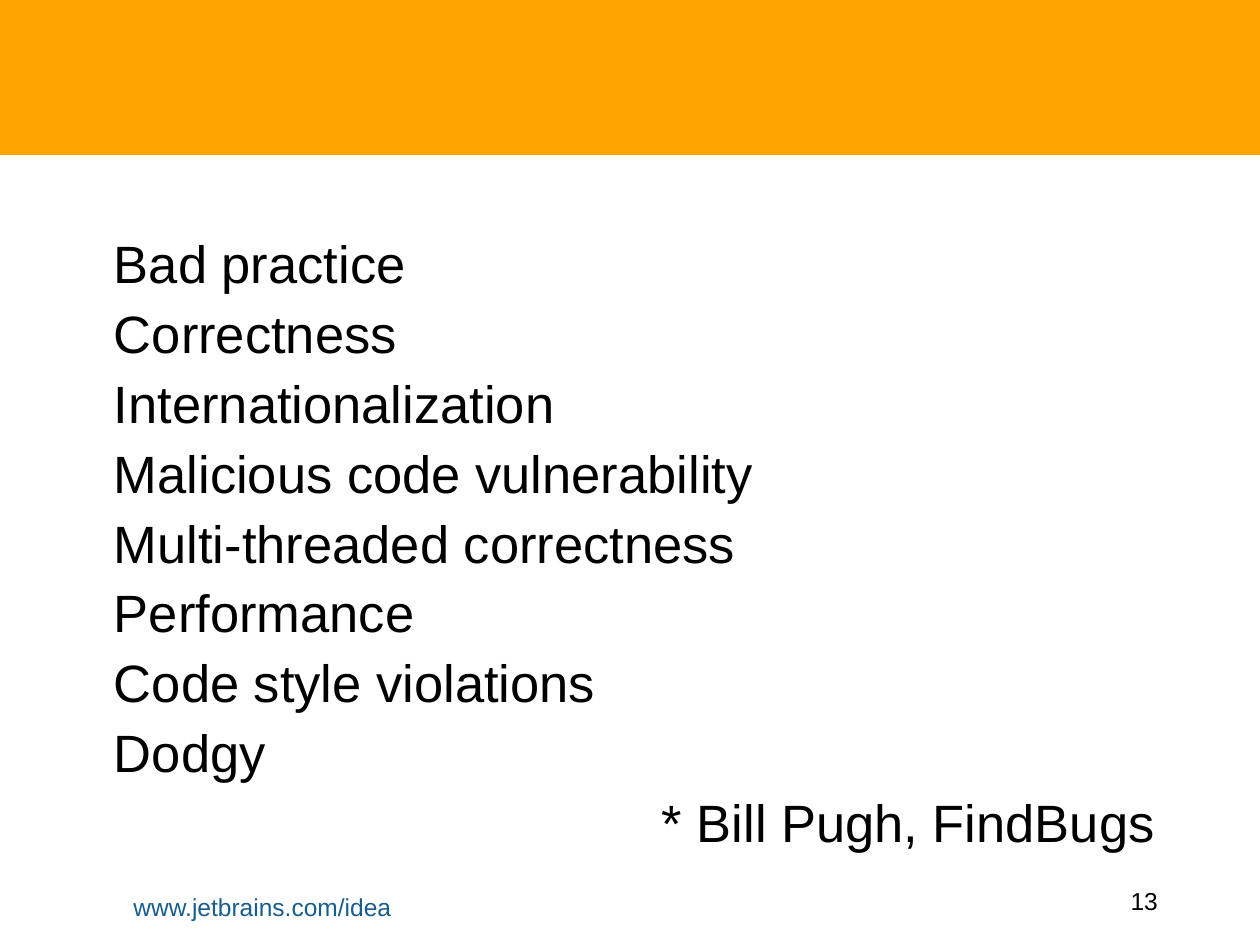
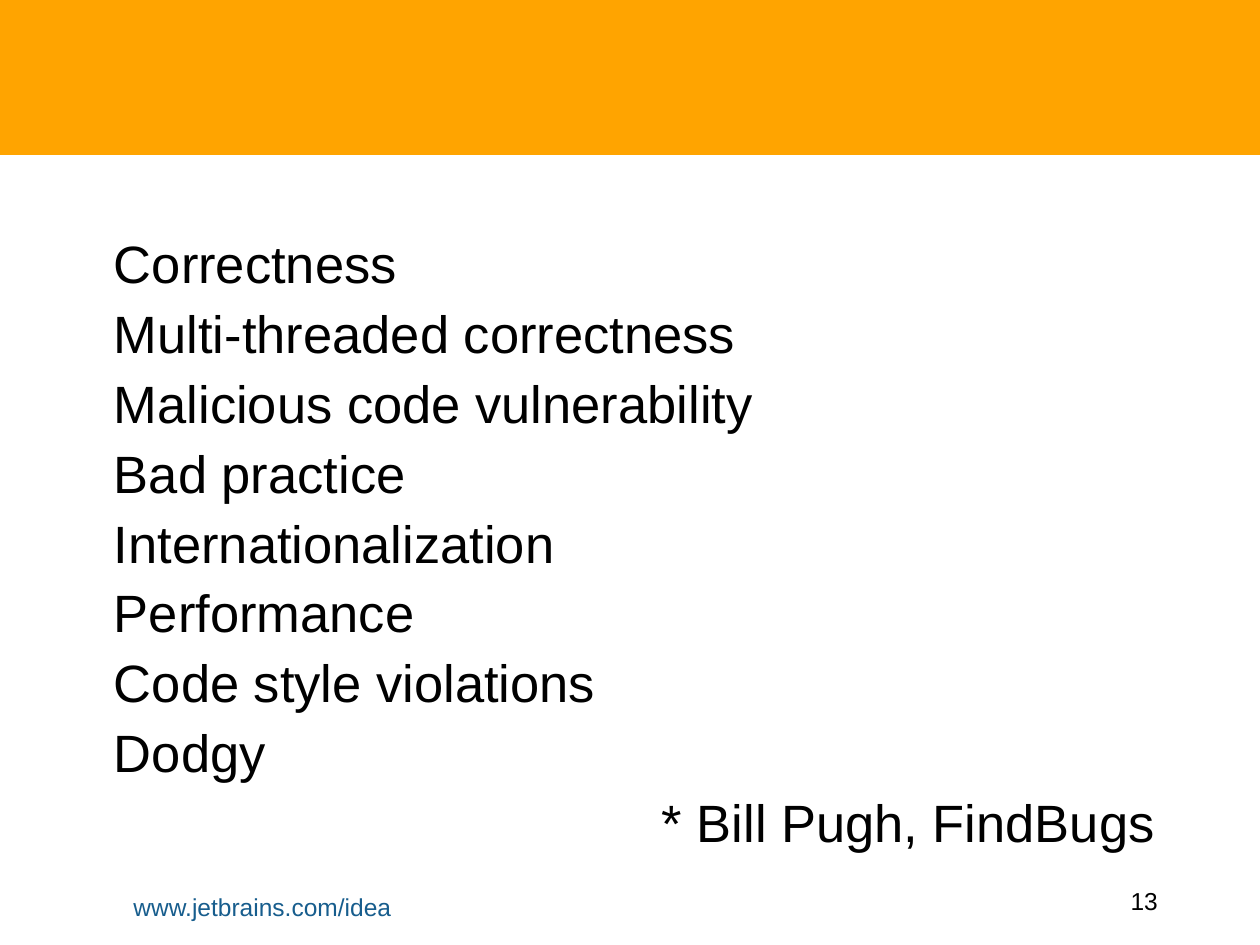
Before and after one commit to HamletDRC/presentations, a slide deck: slide 13 of staticanalysis/StaticAnalysisInIDEA.odp. Drawn at 1260x945 pixels with LibreOffice and Linux fonts; fonts in the diff are those of the drawing; background and template pictures are left out. Boxes give left, top, right and bottom in pixels: in the first picture for what was removed or moved away, otherwise in the second. Text is boxed around its words. In the diff, an @@ line names an element or a change of style, - is before the commit and + after.

```diff
--- a/staticanalysis/StaticAnalysisInIDEA.odp
+++ b/staticanalysis/StaticAnalysisInIDEA.odp
@@ subtitle at <box>114,246,752,434</box>: paragraphs added @@
+Correctness
+Multi-threaded correctness
+Malicious code vulnerability
@@ subtitle at <box>114,316,397,354</box>: paragraph removed @@
-Correctness
@@ subtitle at <box>114,455,752,564</box>: paragraphs removed @@
-Malicious code vulnerability
-Multi-threaded correctness
```
Also in this commit, not shown: 9 other slides changed, 4 slides added, 9 slides removed, 1 other file.
